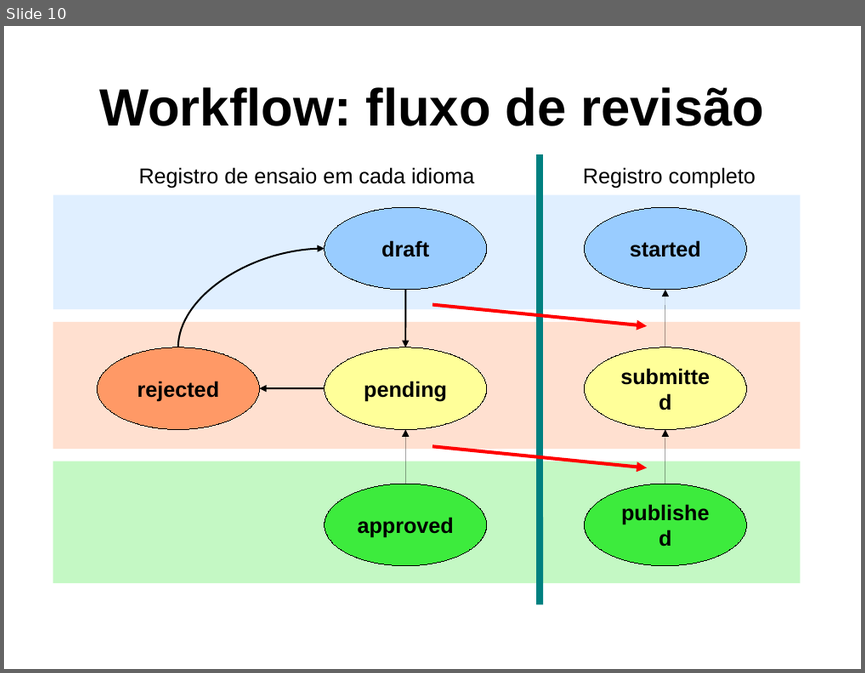
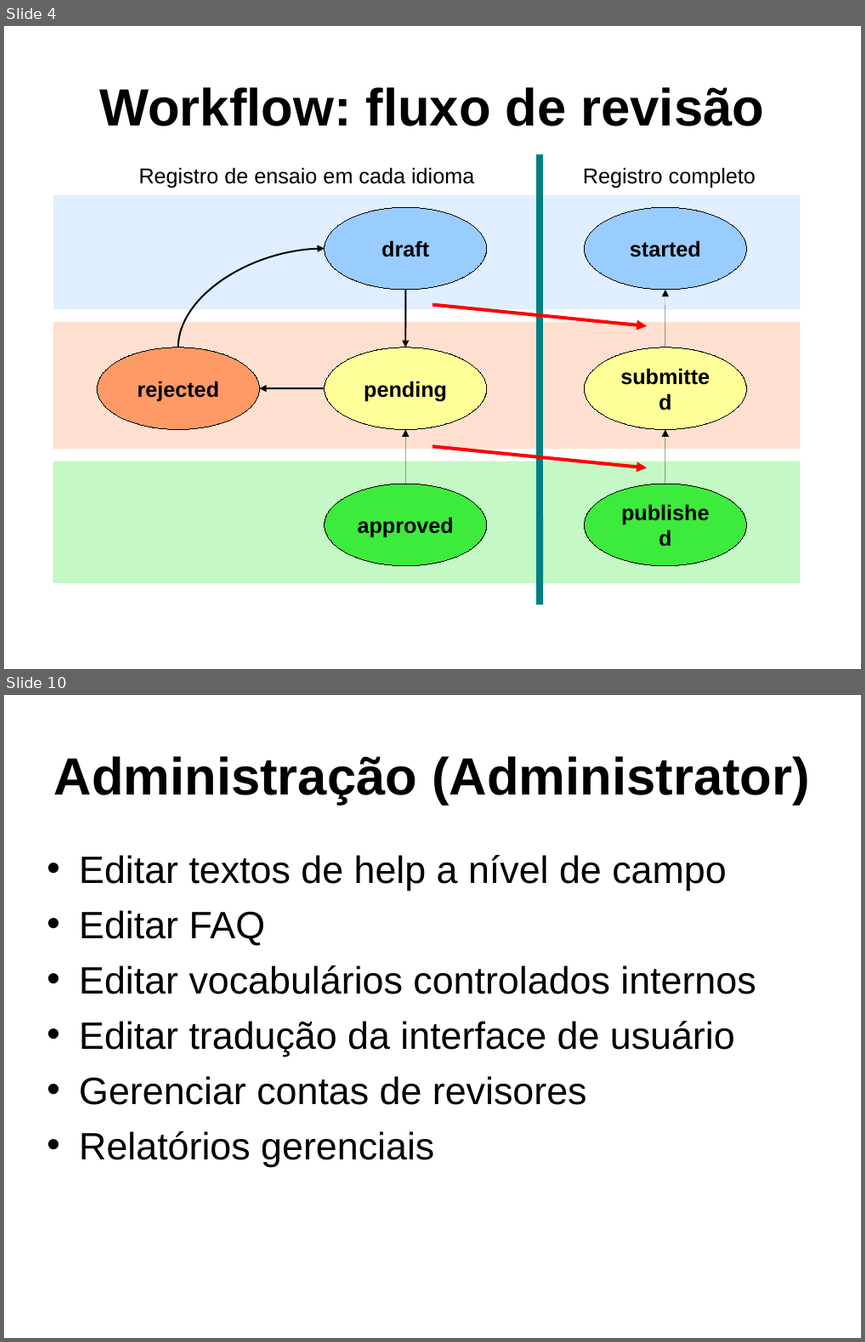
Before and after one commit to frac/opentrials, a slide deck: docs/fiocruz-2009-11.odp. Shown one above the other, each under a label of ours: slide 10 before the commit, slides 4 and 10 after it; the slides between them are not shown. The pictures are 865x673 and 865x1342 pixels, drawn with LibreOffice and Linux fonts; fonts in the diff are those of the drawing; background and template pictures are left out. Boxes give left, top, right and bottom in pixels: in the first picture for what was removed or moved away, otherwise in the second. Text is boxed around its words. In the diff, an @@ line names an element or a change of style, - is before the commit and + after.

```diff
--- a/docs/fiocruz-2009-11.odp
+++ b/docs/fiocruz-2009-11.odp
@@ slide 10 added at [4,695,861,1338], background picture (left out) @@
@@ title added at [54,756,810,805], 44 pt, text #000000, bold @@
+Administração (Administrator)
@@ text added at [79,855,755,1166], 32 pt, text #000000 @@
+• Editar textos de help a nível de campo
+• Editar FAQ
+• Editar vocabulários controlados internos
+• Editar tradução da interface de usuário
+• Gerenciar contas de revisores
+• Relatórios gerenciais
@@ what was slide 10 is now slide 4 @@
```
Also in this commit, not shown: 2 slides changed, 5 other slides added, 6 slides removed, 2 other files.
